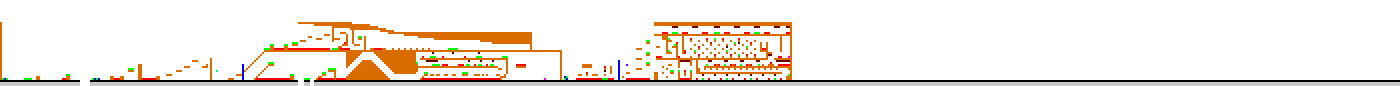
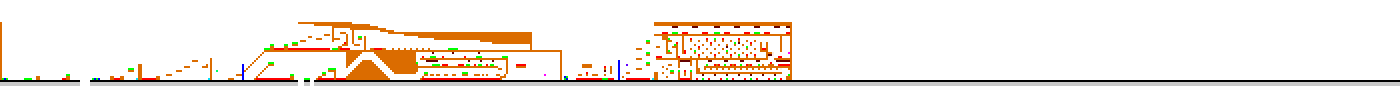
Layer changes from the first 1400px x 86px image to the second:
painted on "레이어 1" over left=136, top=52, right=790, bottom=80
